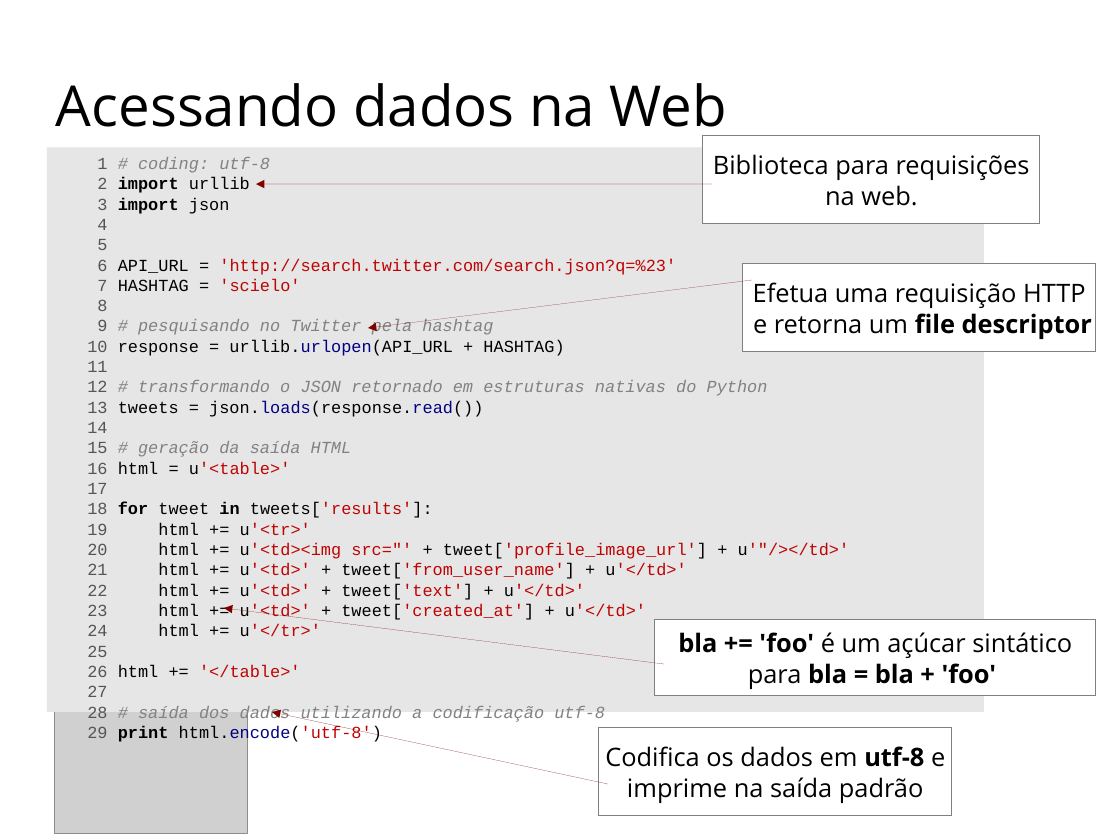
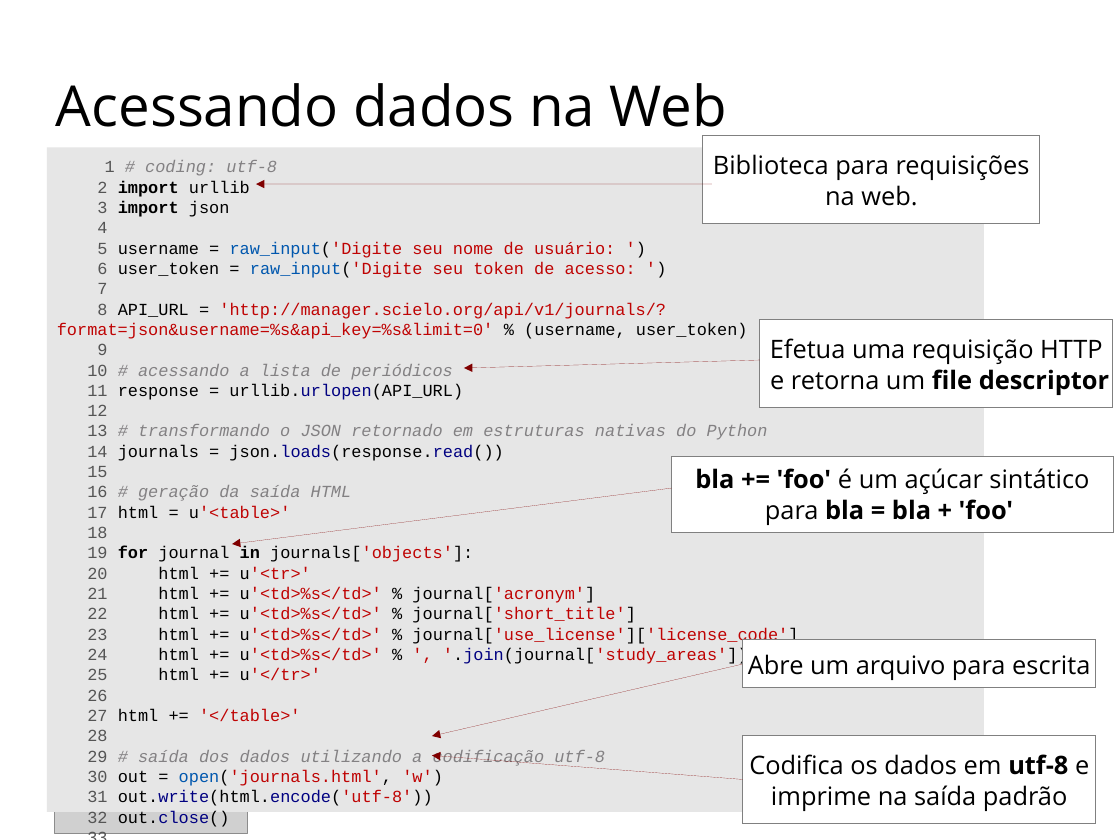
Before and after one commit to scieloorg/cursos, a slide deck: slide 7 of ippnp/scielo-ippnp-aula3.odp (slide 6 before the commit). Drawn at 1120x840 pixels with LibreOffice and Linux fonts; fonts in the diff are those of the drawing; grey boxes stand for pictures. Boxes give left, top, right and bottom in pixels: in the first picture for what was removed or moved away, otherwise in the second. Text is boxed around its words. In the diff, an @@ line names an element or a change of style, - is before the commit and + after.

```diff
--- a/ippnp/scielo-ippnp-aula3.odp
+++ b/ippnp/scielo-ippnp-aula3.odp
@@ rectangle "1 # coding: utf-8": place and size @@
-rectangle "1 # coding: utf-8" at bbox=[47, 147, 984, 712]
+rectangle "1 # coding: utf-8" at bbox=[47, 147, 984, 812]
@@ text in rectangle at bbox=[57, 241, 798, 823]: text changed @@
-5
-6 API_URL = 'http://search.twitter.com/search.json?q=%23'
-7 HASHTAG = 'scielo'
-8
-9 # pesquisando no Twitter pela hashtag
-10 response = urllib.urlopen(API_URL + HASHTAG)
-11
-12 # transformando o JSON retornado em estruturas nativas do Python
-13 tweets = json.loads(response.read())
-14
-15 # geração da saída HTML
-16 html = u'<table>'
-17
-18 for tweet in tweets['results']:
-19 html += u'<tr>'
-20 html += u'<td><img src="' + tweet['profile_image_url'] + u'"/></td>'
-21 html += u'<td>' + tweet['from_user_name'] + u'</td>'
-22 html += u'<td>' + tweet['text'] + u'</td>'
-23 html += u'<td>' + tweet['created_at'] + u'</td>'
-24 html += u'</tr>'
-25
-26 html += '</table>'
-27
-28 # saída dos dados utilizando a codificação utf-8
-29 print html.encode('utf-8')
+5 username = raw_input('Digite seu nome de usuário: ')
+6 user_token = raw_input('Digite seu token de acesso: ')
+7
+8 API_URL = 'http://manager.scielo.org/api/v1/journals/?format=json&username=%s&api_key=%s&limit=0' % (username, user_token)
+9
+10 # acessando a lista de periódicos
+11 response = urllib.urlopen(API_URL)
+12
+13 # transformando o JSON retornado em estruturas nativas do Python
+14 journals = json.loads(response.read())
+15
+16 # geração da saída HTML
+17 html = u'<table>'
+18
+19 for journal in journals['objects']:
+20 html += u'<tr>'
+21 html += u'<td>%s</td>' % journal['acronym']
+22 html += u'<td>%s</td>' % journal['short_title']
+23 html += u'<td>%s</td>' % journal['use_license']['license_code']
+24 html += u'<td>%s</td>' % ', '.join(journal['study_areas'])
+25 html += u'</tr>'
+26
+27 html += '</table>'
+28
+29 # saída dos dados utilizando a codificação utf-8
+30 out = open('journals.html', 'w')
+31 out.write(html.encode('utf-8'))
+32 out.close()
+33
@@ rectangle "Efetua uma requisição HTTP e ...": place and size @@
-rectangle "Efetua uma requisição HTTP e ..." at bbox=[743, 264, 1097, 353]
+rectangle "Efetua uma requisição HTTP e ..." at bbox=[760, 320, 1114, 409]
@@ arrow moved from (752, 281) - (368, 328) to (760, 360) - (464, 368) @@
@@ rectangle "bla += 'foo' é um ...": place and size @@
-rectangle "bla += 'foo' é um ..." at bbox=[656, 620, 1097, 696]
+rectangle "bla += 'foo' é um ..." at bbox=[672, 456, 1113, 533]
@@ arrow moved from (665, 665) - (224, 608) to (672, 488) - (232, 544) @@
@@ rectangle added at bbox=[743, 640, 1097, 688], fill #FFFFFF, outline #808080 0 pt, 18 pt, text #000000 @@
+Abre um arquivo para escrita
@@ arrow added from (743, 665) to (432, 736), #800000 0 pt @@
@@ rectangle "Codifica os dados em utf-8 ...": place and size @@
-rectangle "Codifica os dados em utf-8 ..." at bbox=[599, 729, 952, 817]
+rectangle "Codifica os dados em utf-8 ..." at bbox=[743, 736, 1097, 824]
@@ arrow moved from (608, 785) - (272, 712) to (743, 780) - (432, 756) @@
```
Also in this commit, not shown: 2 other slides changed, 1 slide added, 2 other files.
